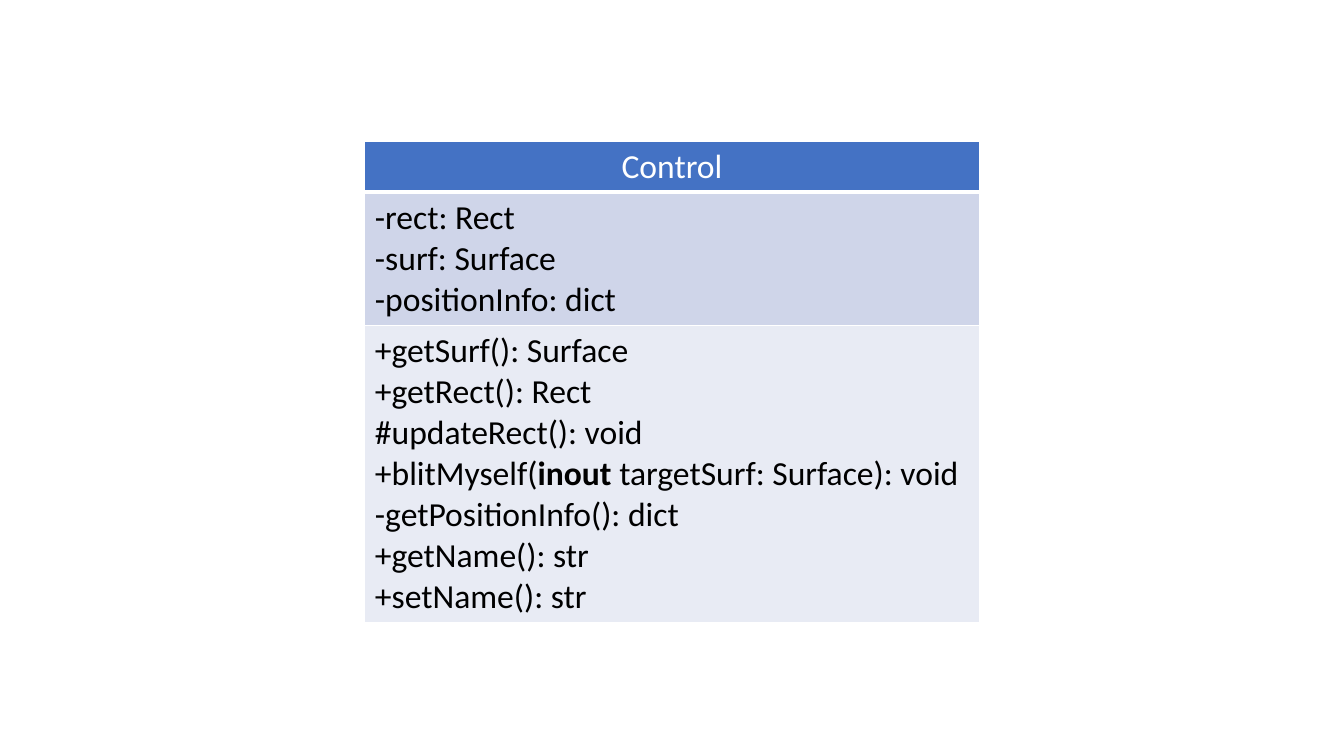
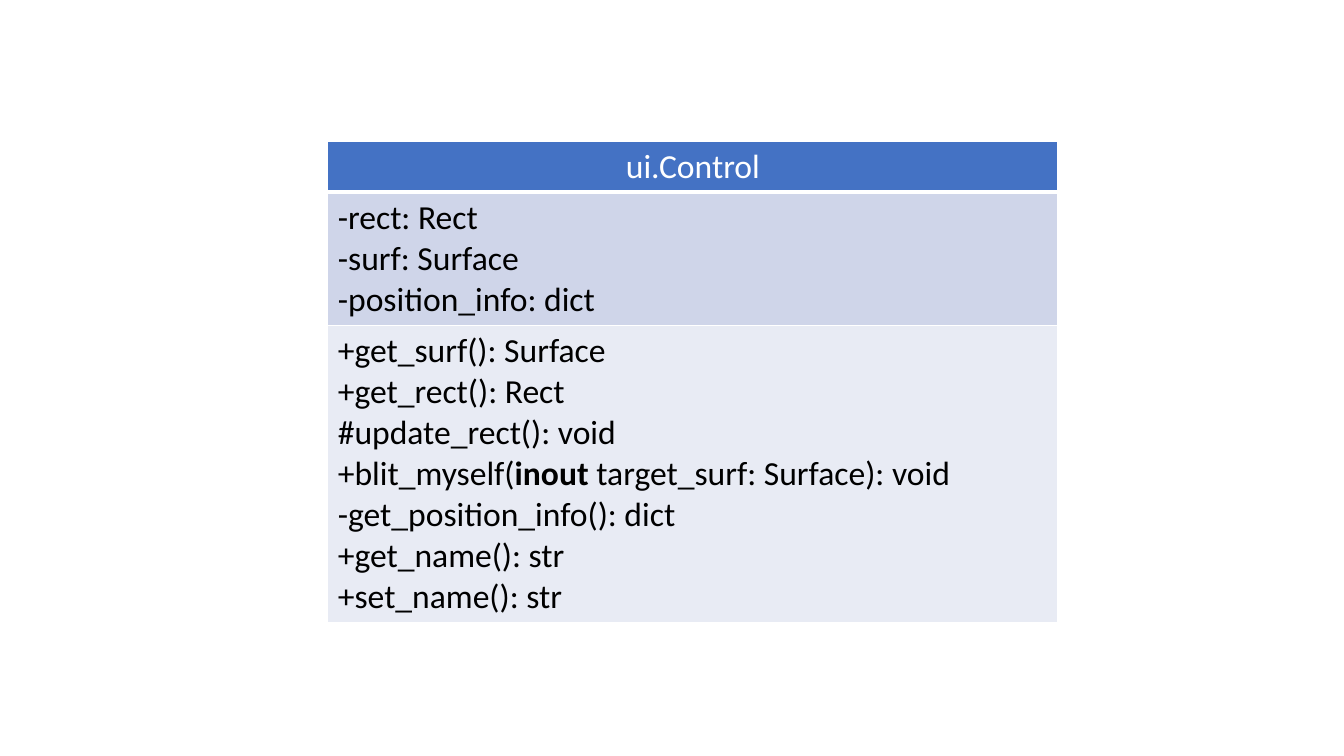
Before and after one commit to wertolf/vocabulary-builder, a slide deck: slide 4 of documentation/diagrams.pptx. Drawn at 1344x756 pixels with LibreOffice and Linux fonts; fonts in the diff are those of the drawing. Boxes give left, top, right and bottom in pixels: in the first picture for what was removed or moved away, otherwise in the second. Text is boxed around its words. In the diff, an @@ line names an element or a change of style, - is before the commit and + after.

```diff
--- a/documentation/diagrams.pptx
+++ b/documentation/diagrams.pptx
@@ table at (328, 141, 1059, 617) @@
-row 1, column 1: Control
+row 1, column 1: ui.Control
-row 2, column 1: -rect: Rect / -surf: Surface / -positionInfo: dict
+row 2, column 1: -rect: Rect / -surf: Surface / -position_info: dict
-row 3, column 1: +getSurf(): Surface / +getRect(): Rect / #updateRect(): void / +blitMyself(inout targetSurf: Surface): void / -getPositionInfo(): dict / +getName(): str / +setName(): str
+row 3, column 1: +get_surf(): Surface / +get_rect(): Rect / #update_rect(): void / +blit_myself(inout target_surf: Surface): void / -get_position_info(): dict / +get_name(): str / +set_name(): str
@@ table: place and size @@
-table at (365, 141, 979, 617)
+table at (328, 141, 1059, 617)
```
Also in this commit, not shown: 3 other slides changed, 12 slides added, 12 other files.
